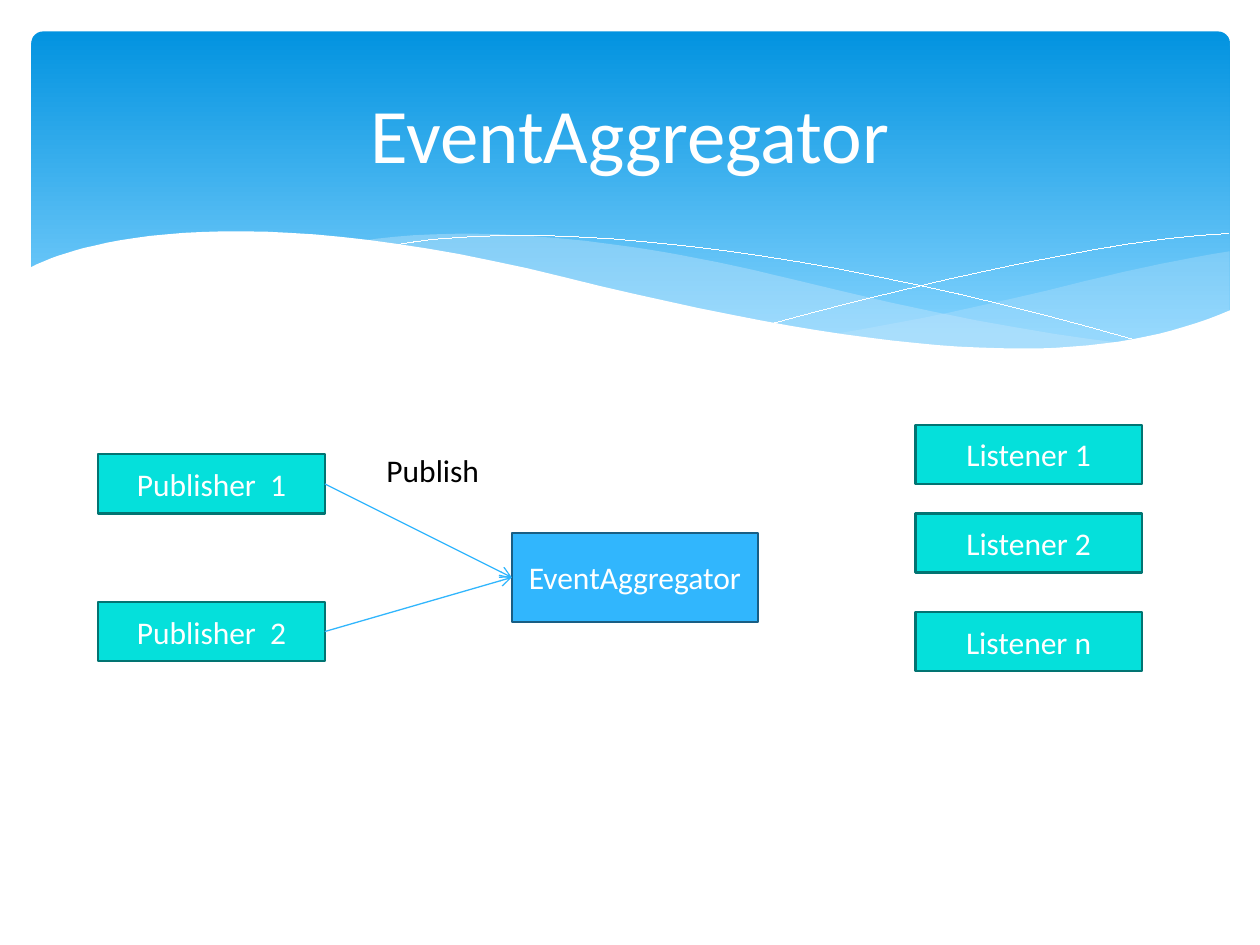
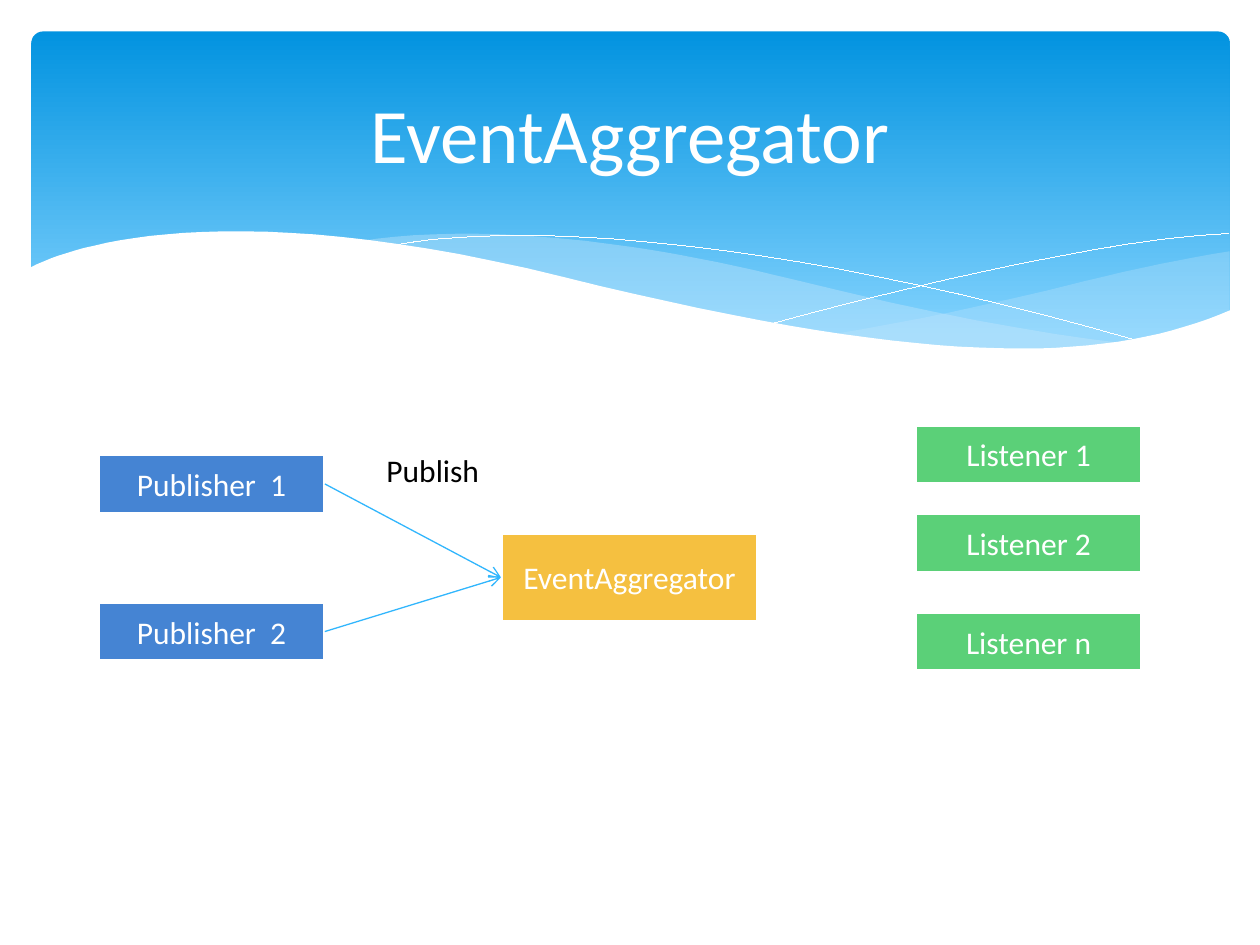
Before and after one commit to psla/Nomad, a slide deck: slide 39 of DiplomaSeminar/Presentation/Nomad.pptx (slide 36 before the commit). Drawn at 1260x945 pixels with LibreOffice and Linux fonts; fonts in the diff are those of the drawing. Boxes give left, top, right and bottom in pixels: in the first picture for what was removed or moved away, otherwise in the second. Text is boxed around its words. In the diff, an @@ line names an element or a change of style, - is before the commit and + after.

```diff
--- a/DiplomaSeminar/Presentation/Nomad.pptx
+++ b/DiplomaSeminar/Presentation/Nomad.pptx
@@ rectangle "Publisher 1" at (98,455,325,514): fill #05E0DB to #4584D3; outline #037572 1.25 pt to #FFFFFF 2 pt @@
@@ arrow moved from (325, 484) - (512, 577) to (325, 484) - (501, 577) @@
@@ rectangle "EventAggregator": place and size @@
-rectangle "EventAggregator" at (512,533,757,621)
+rectangle "EventAggregator" at (501,533,759,621)
@@ rectangle "EventAggregator" at (501,533,759,621): fill #31B6FD to #F5C040; outline #195F84 1.25 pt to #FFFFFF 2 pt @@
@@ arrow moved from (325, 631) - (512, 577) to (325, 631) - (501, 577) @@
@@ rectangle "Publisher 2" at (98,602,325,662): fill #05E0DB to #4584D3; outline #037572 1.25 pt to #FFFFFF 2 pt @@
@@ fill #05E0DB to #5BD078; outline #037572 1.25 pt to #FFFFFF 2 pt in 3 elements at (916,425,1143,484), (916,513,1143,572), (916,612,1143,672) @@
```
Also in this commit, not shown: 21 other slides changed, 5 slides added, 4 slides removed, 3 other files.
